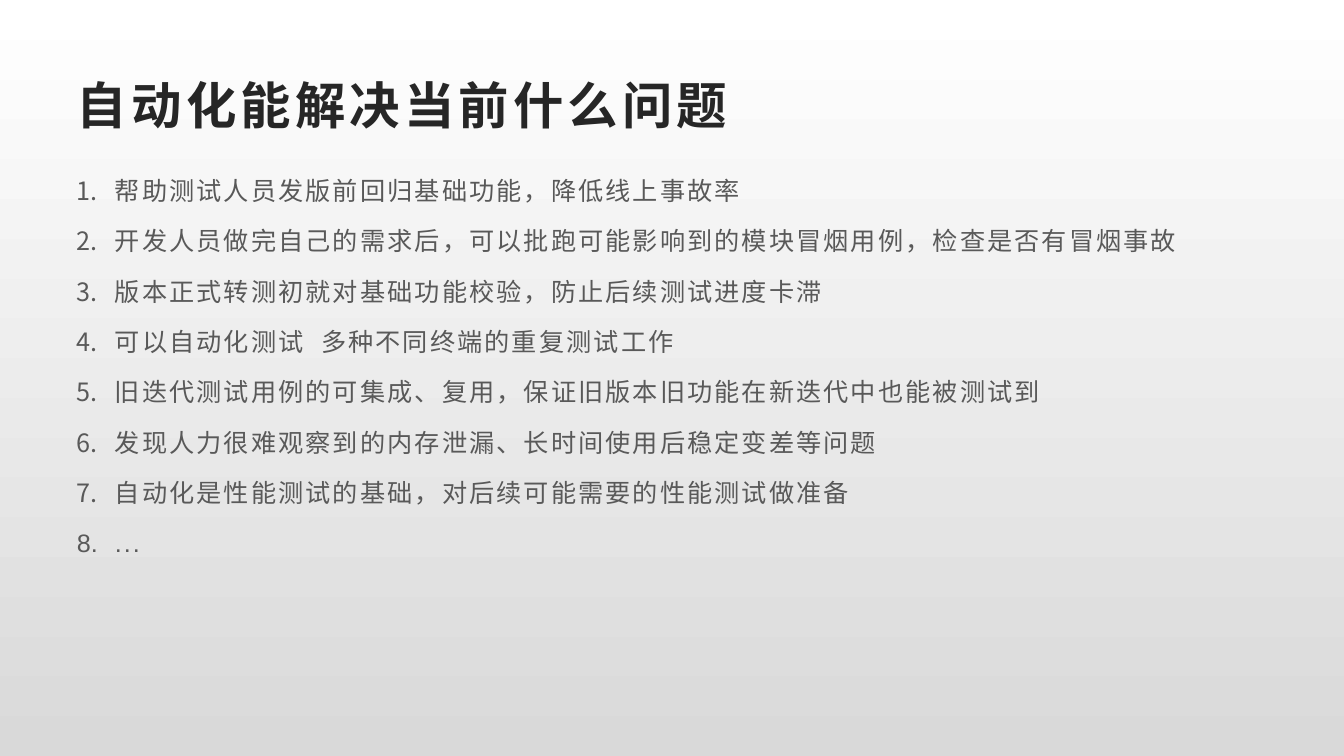
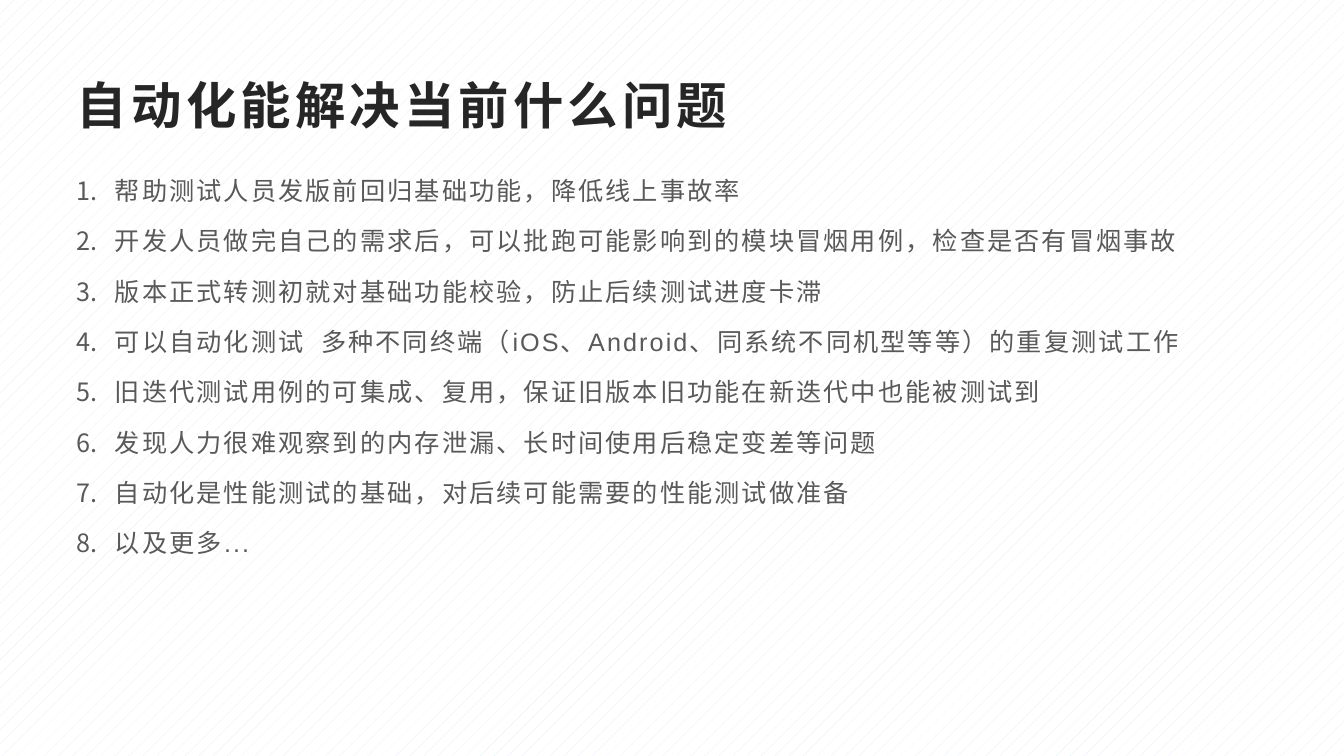
Before and after one commit to julystone/alistar_github_version, a slide deck: slide 2 of doc/基于Appium的 App UI自动化框架.pptx. Drawn at 1344x756 pixels with LibreOffice and Linux fonts; fonts in the diff are those of the drawing. Boxes give left, top, right and bottom in pixels: in the first picture for what was removed or moved away, otherwise in the second. Text is boxed around its words. In the diff, an @@ line names an element or a change of style, - is before the commit and + after.

```diff
--- a/doc/基于Appium的 App UI自动化框架.pptx
+++ b/doc/基于Appium的 App UI自动化框架.pptx
@@ background gradient #FFFFFF to #D9D9D9 to pattern #DFEAFA on #FFFFFF @@
@@ text at <box>115,329,1179,353</box>: text changed @@
-4. 可以自动化测试 多种不同终端的重复测试工作
+4. 可以自动化测试 多种不同终端（iOS、Android、同系统不同机型等等）的重复测试工作
@@ text at <box>115,531,249,554</box>: text changed @@
-8. ...
+8. 以及更多...
```
Also in this commit, not shown: 12 other slides changed, 4 slides added, 2 slides removed, 3 other files.
